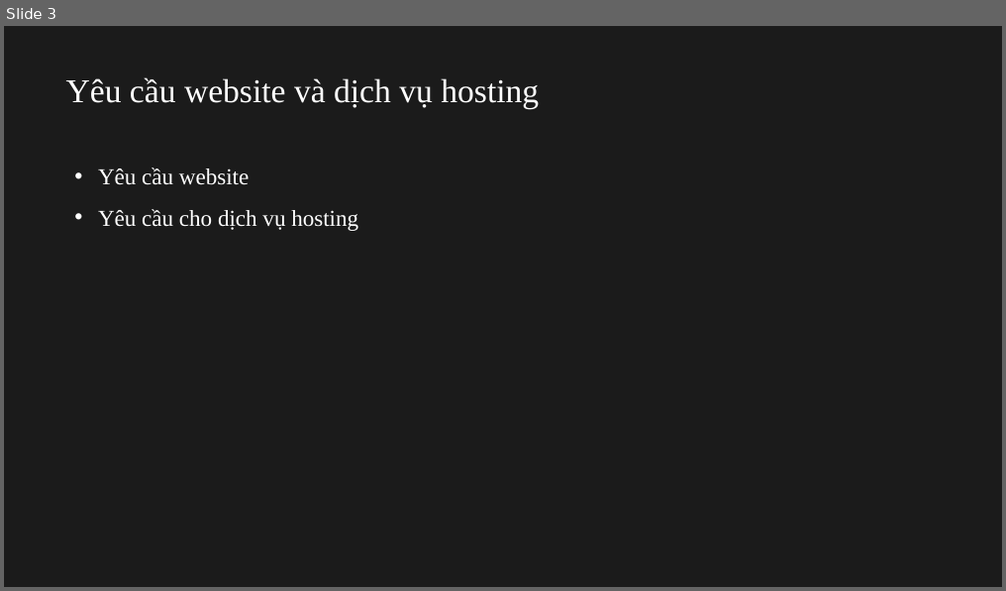
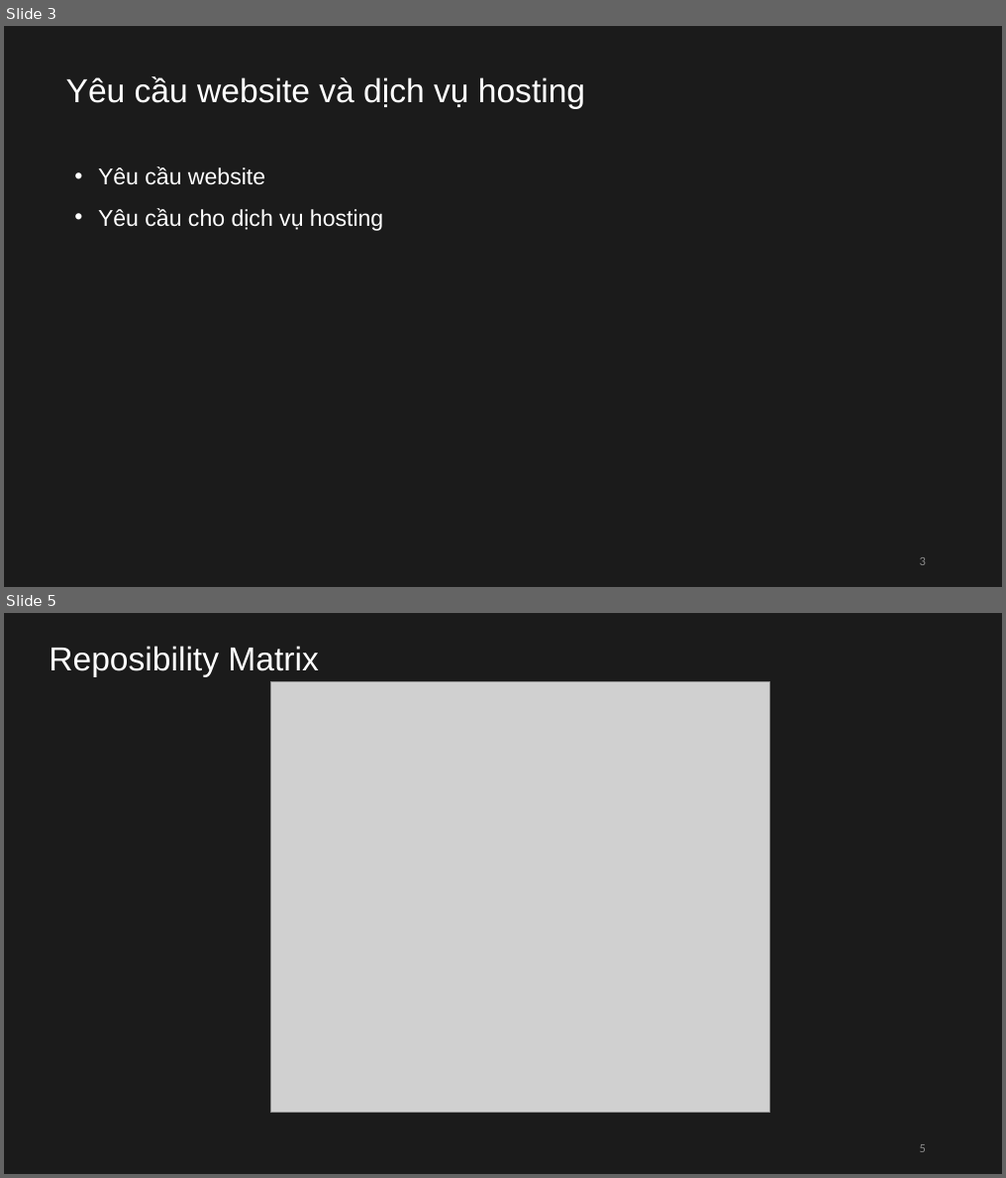
Before and after one commit to CapSuro/ProjectManagement, a slide deck: ProjectManagement.pptx. Shown one above the other, each under a label of ours: slide 3 before the commit, slides 3 and 5 after it; the slides between them are not shown. The pictures are 1006x591 and 1006x1178 pixels, drawn with LibreOffice and Linux fonts; fonts in the diff are those of the drawing; grey boxes stand for pictures. Boxes give left, top, right and bottom in pixels: in the first picture for what was removed or moved away, otherwise in the second. Text is boxed around its words. In the diff, an @@ line names an element or a change of style, - is before the commit and + after.

```diff
--- a/ProjectManagement.pptx
+++ b/ProjectManagement.pptx
@@ slide 5 added at [4,613,1002,1174], background #1B1B1B @@
@@ title added at [49,646,318,677], 32 pt, text #FFFFFF @@
+Reposibility Matrix
@@ picture added at [270,682,770,1112] @@
@@ page number added at [920,1145,926,1153], 12 pt, text #8C8C8C @@
+5
@@ slide 3 changed as well @@
@@ title "Yêu cầu website và dịch ..." at [66,76,585,109]: font Times New Roman to Arial @@
@@ text "Yêu cầu website" at [98,167,383,231]: font Times New Roman to Arial @@
@@ page number added at [920,558,926,566], 12 pt, text #8C8C8C @@
+3
```
Also in this commit, not shown: 4 other slides changed, 8 other slides added, 1 slide removed, 4 other files.
